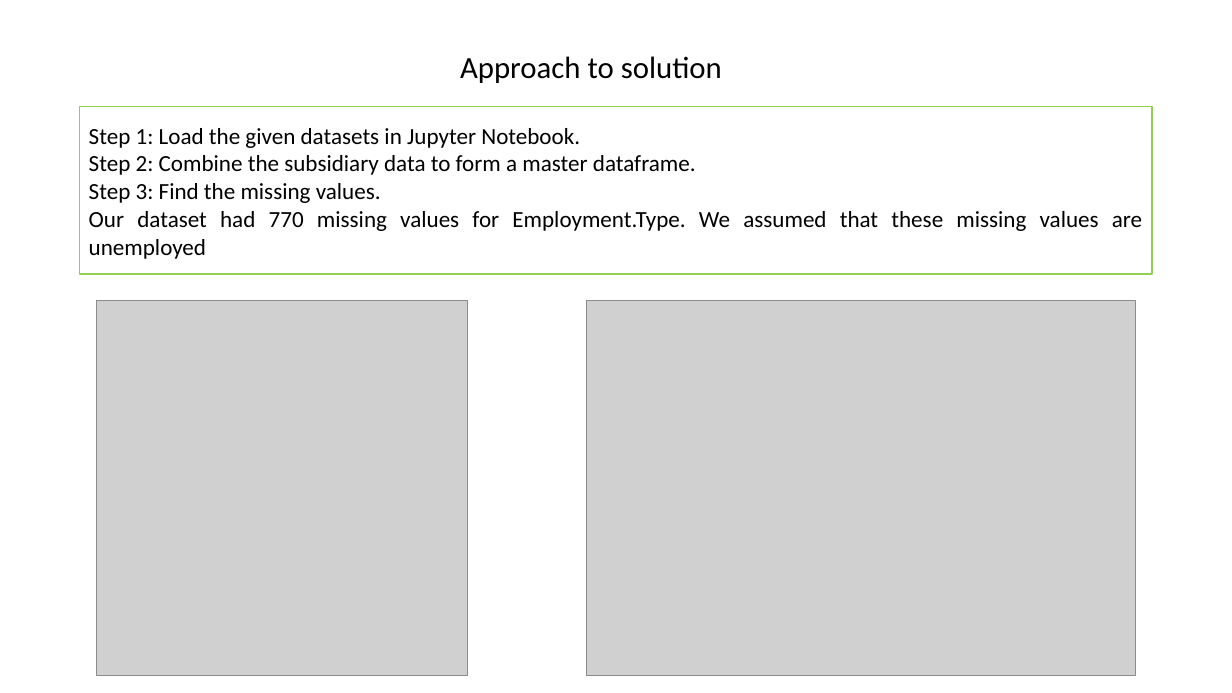
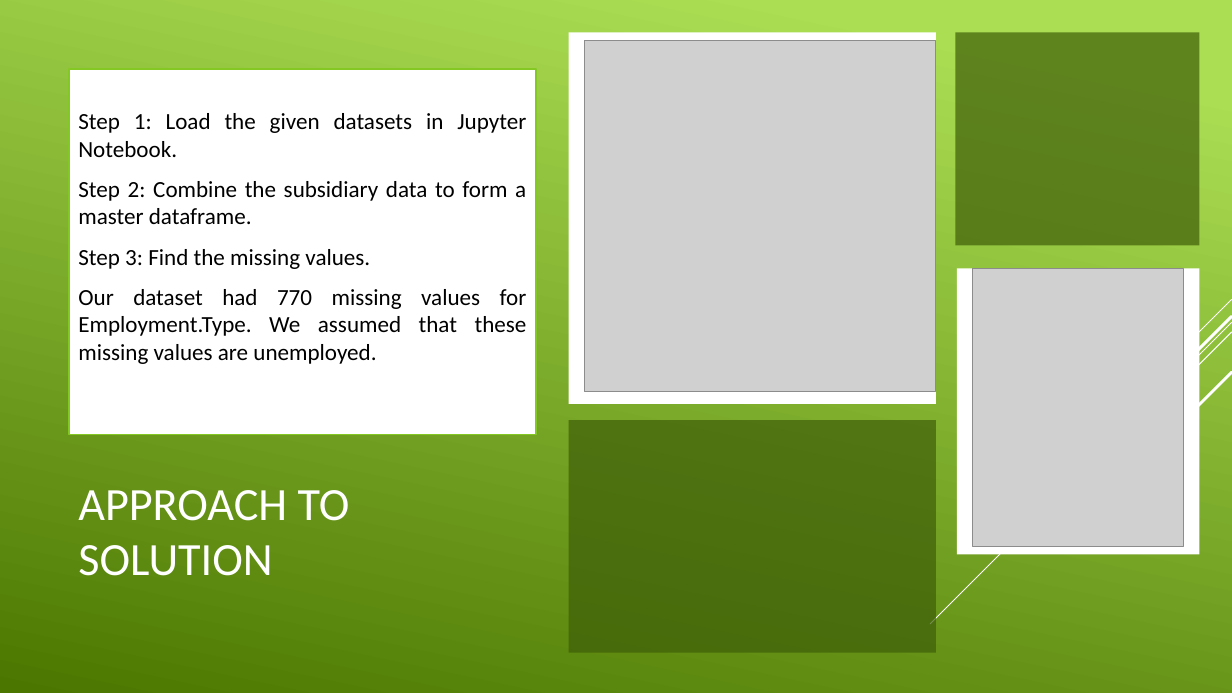
Before and after one commit to duttashubhaditya/USIAIACADEMY1, a slide deck: slide 5 of Assignments/Capstone/Checkpoint 1/Checkpoint_1_Batch_I_Group_5.pptx (slide 6 before the commit). Drawn at 1232x693 pixels with LibreOffice and Linux fonts; fonts in the diff are those of the drawing; grey boxes stand for pictures. Boxes give left, top, right and bottom in pixels: in the first picture for what was removed or moved away, otherwise in the second. Text is boxed around its words. In the diff, an @@ line names an element or a change of style, - is before the commit and + after.

```diff
--- a/Assignments/Capstone/Checkpoint 1/Checkpoint_1_Batch_I_Group_5.pptx
+++ b/Assignments/Capstone/Checkpoint 1/Checkpoint_1_Batch_I_Group_5.pptx
@@ background gradient #FFFFFF to #4C7800 to gradient #ACDF55 to #4C7800 @@
@@ rectangle added at (x1=568, y1=32, x2=936, y2=404), fill #FFFFFF @@
@@ picture resized from (x1=587, y1=301, x2=1136, y2=676) to (x1=584, y1=41, x2=936, y2=392) @@
@@ rectangle added at (x1=956, y1=32, x2=1200, y2=246), fill #3E5E08 at 70% opacity @@
@@ rectangle "Step 1: Load the given ..." resized from (x1=79, y1=106, x2=1153, y2=274) to (x1=69, y1=69, x2=536, y2=434) @@
@@ rectangle "Step 1: Load the given ..." at (x1=69, y1=69, x2=536, y2=434): outline #92D050 1.25 pt to #84C823 1.25 pt @@
@@ text in rectangle at (x1=78, y1=113, x2=526, y2=269): more space between paragraphs @@
@@ rectangle added at (x1=958, y1=269, x2=1201, y2=555), fill #FFFFFF @@
@@ picture resized from (x1=96, y1=301, x2=467, y2=676) to (x1=972, y1=269, x2=1183, y2=546) @@
@@ text in rectangle at (x1=78, y1=289, x2=527, y2=364): text changed @@
-Our dataset had 770 missing values for Employment.Type. We assumed that these missing values are unemployed
+Our dataset had 770 missing values for Employment.Type. We assumed that these missing values are unemployed.
@@ group removed at (x1=931, y1=299, x2=1232, y2=624): 5 lines @@
@@ group added at (x1=931, y1=299, x2=1232, y2=624): 5 lines @@
@@ rectangle added at (x1=568, y1=421, x2=936, y2=653), fill #3E5E08 at 70% opacity @@
@@ text "APPROACH TO SOLUTION" at (x1=78, y1=490, x2=350, y2=576): vertical alignment top to middle @@
@@ text at (x1=78, y1=490, x2=350, y2=576): text changed; size 24 to 36 pt; text colour #000000 to #FFFFFF @@
-Approach to solution
+APPROACH TO SOLUTION
```
Also in this commit, not shown: 8 other slides changed, 2 slides added, 2 slides removed.
